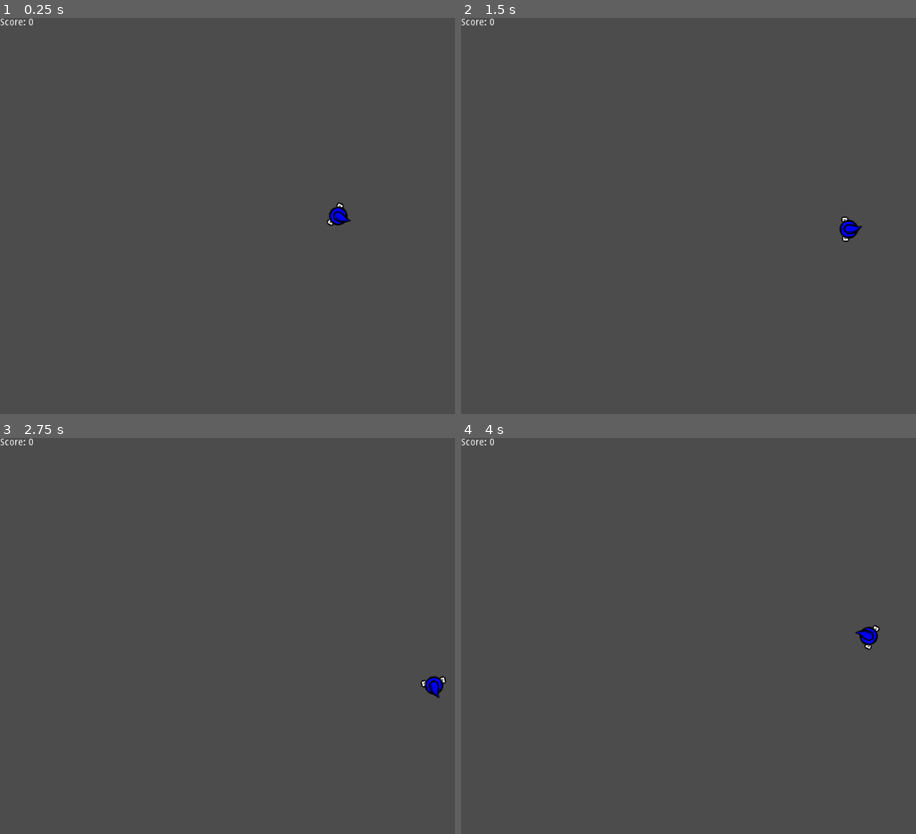
Above: before the commit, frames 1-4 (two rows, left to right).
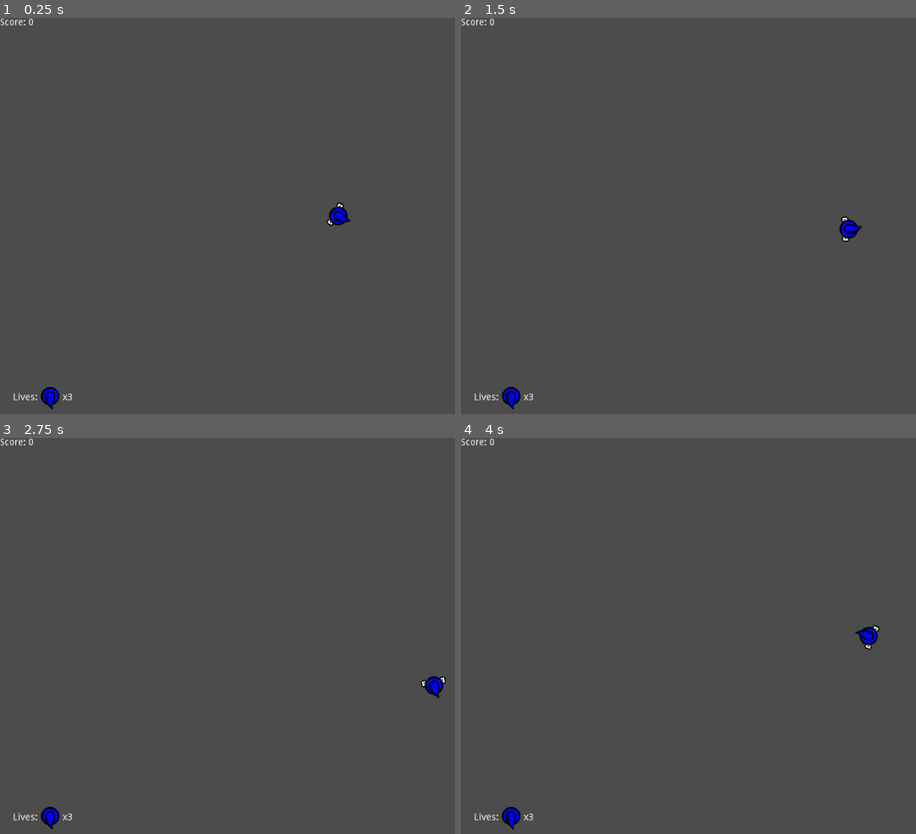
Above: after the commit, the same moments.

Repository: taylorhansen/Blue-vs-The-Sandwich-Invasion
Game: Godot game, scene res://world/World.tscn
Same seed, same stepped clock (60 frames per second), same inputs: the game is played once before the commit and once after it.
Inputs (mouse positions are in pixels of both pictures, inside the frame that each line leads up to):
- Up to frame 1 (0.25 s): no input
- Up to frame 2 (1.5 s): tap Enter at 0.5 s; move the mouse to (outside the picture) at 0.52 s; press the mouse at (outside the picture) at 0.53 s; hold D (move_right) 0.53-1.28 s; move the mouse to (665, 235) at 1.27 s; release the mouse at (665, 235) at 1.28 s; hold S (move_down) from 1.28 s (still down); click (665, 235) at 1.35 s
- Up to frame 3 (2.75 s): move the mouse to (404, 548) at 2.02 s; release S (move_down) at 2.03 s; press the mouse at (404, 548) at 2.03 s; hold D (move_right) from 2.03 s (still down)
- Up to frame 4 (4 s): move the mouse to (765, 715) at 2.77 s; release D (move_right) at 2.78 s; release the mouse at (765, 715) at 2.78 s; hold W (move_up) 2.78-3.53 s; click (765, 715) at 2.85 s; move the mouse to (outside the picture) at 3.52 s; press the mouse at (outside the picture) at 3.53 s; hold A (move_left) from 3.53 s (still down)

The runs differ from the first frame. In frame 1, 0.2% of the frame differs, in the area x 2-16%, y 93-99%; in frame 2, 0.2%; in frame 3, 0.2%; in frame 4, 0.2%.

Commit message:
Add life counter

Diff:
--- a/player/Player.tscn
+++ b/player/Player.tscn
@@ -11,7 +11,7 @@
 custom_solver_bias = 0.0
 radius = 16.0
 
-[node name="Player" type="KinematicBody2D" groups=[
+[node name="Player" type="KinematicBody2D" index="0" groups=[
 "player",
 ]]
 
@@ -36,27 +36,93 @@
 one_shot = true
 autostart = false
 
-[node name="hatbase" type="Sprite" parent="." index="3"]
+[node name="HatBase" type="Sprite" parent="." index="3"]
 
 z_index = 1
 texture = ExtResource( 2 )
-_sections_unfolded = [ "Z Index" ]
 
-[node name="hattop" type="Sprite" parent="." index="4"]
+[node name="HatTop" type="Sprite" parent="." index="4"]
 
 position = Vector2( -5, 0 )
 z_index = 2
 texture = ExtResource( 3 )
-_sections_unfolded = [ "Z Index" ]
 
-[node name="handrightidle" type="Sprite" parent="." index="5"]
+[node name="HandRight" type="Sprite" parent="." index="5"]
 
 position = Vector2( 6, 14 )
 texture = ExtResource( 4 )
 _sections_unfolded = [ "Transform" ]
 
-[node name="handleftidle" type="Sprite" parent="." index="6"]
+[node name="HandLeft" type="Sprite" parent="." index="6"]
 
 position = Vector2( 6, -14 )
 texture = ExtResource( 5 )
 _sections_unfolded = [ "Transform", "Z Index" ]
+
+[node name="HUD" type="CanvasLayer" parent="." index="7"]
+
+layer = 1
+offset = Vector2( 0, 0 )
+rotation = 0.0
+scale = Vector2( 1, 1 )
+transform = Transform2D( 1, 0, 0, 1, 0, 0 )
+
+[node name="Lives" type="Node2D" parent="HUD" index="0"]
+
+position = Vector2( 0, 568 )
+_sections_unfolded = [ "Transform" ]
+
+[node name="Label" type="Label" parent="HUD/Lives" index="0"]
+
+anchor_left = 0.0
+anchor_top = 0.0
+anchor_right = 0.0
+anchor_bottom = 0.0
+margin_left = 20.0
+margin_right = 60.0
+margin_bottom = 14.0
+rect_pivot_offset = Vector2( 0, 0 )
+rect_clip_content = false
+mouse_filter = 2
+mouse_default_cursor_shape = 0
+size_flags_horizontal = 1
+size_flags_vertical = 4
+text = "Lives:"
+percent_visible = 1.0
+lines_skipped = 0
+max_lines_visible = -1
+_sections_unfolded = [ "Rect" ]
+
+[node name="HatBase" type="Sprite" parent="HUD/Lives" index="1"]
+
+position = Vector2( 76, 5 )
+rotation = -1.5708
+texture = ExtResource( 2 )
+_sections_unfolded = [ "Transform" ]
+
+[node name="HatTop" type="Sprite" parent="HUD/Lives" index="2"]
+
+position = Vector2( 76, 10 )
+rotation = -1.5708
+texture = ExtResource( 3 )
+_sections_unfolded = [ "Transform" ]
+
+[node name="Label2" type="Label" parent="HUD/Lives" index="3"]
+
+anchor_left = 0.0
+anchor_top = 0.0
+anchor_right = 0.0
+anchor_bottom = 0.0
+margin_left = 95.0
+margin_right = 135.0
+margin_bottom = 14.0
+rect_pivot_offset = Vector2( 0, 0 )
+rect_clip_content = false
+mouse_filter = 2
+mouse_default_cursor_shape = 0
+size_flags_horizontal = 1
+size_flags_vertical = 4
+percent_visible = 1.0
+lines_skipped = 0
+max_lines_visible = -1
+_sections_unfolded = [ "Anchor", "Rect" ]
--- a/player/player.gd
+++ b/player/player.gd
@@ -8,6 +8,13 @@
 
 # fireball speed in pixels/second
 export(float) var FIREBALL_SPEED = 500
+
+# amount of lives the player has
+var lives = 3
+
+func _ready():
+    # update the lives counter
+    _update_lives()
 
 func _process(delta):
     # move around
@@ -32,7 +39,7 @@
         fireball.global_position = Vector2(global_position)
         fireball.speed = FIREBALL_SPEED
 
-        # start the cooldown timer
+        # restart the cooldown timer
         $FireballCooldown.start()
 
 func _get_horizontal_input():
@@ -48,3 +55,9 @@
     """
     return int(Input.is_action_pressed("move_down")) - \
         int(Input.is_action_pressed("move_up"))
+
+func _update_lives():
+    """
+    Updates the life indicator in the HUD.
+    """
+    $HUD/Lives/Label2.text = "x" + str(lives)
--- a/world/World.tscn
+++ b/world/World.tscn
@@ -27,7 +27,7 @@
 a = Vector2( 0, 0 )
 b = Vector2( 1024, 0 )
 
-[node name="World" type="Node" index="0"]
+[node name="World" type="Node"]
 
 script = ExtResource( 1 )
 
